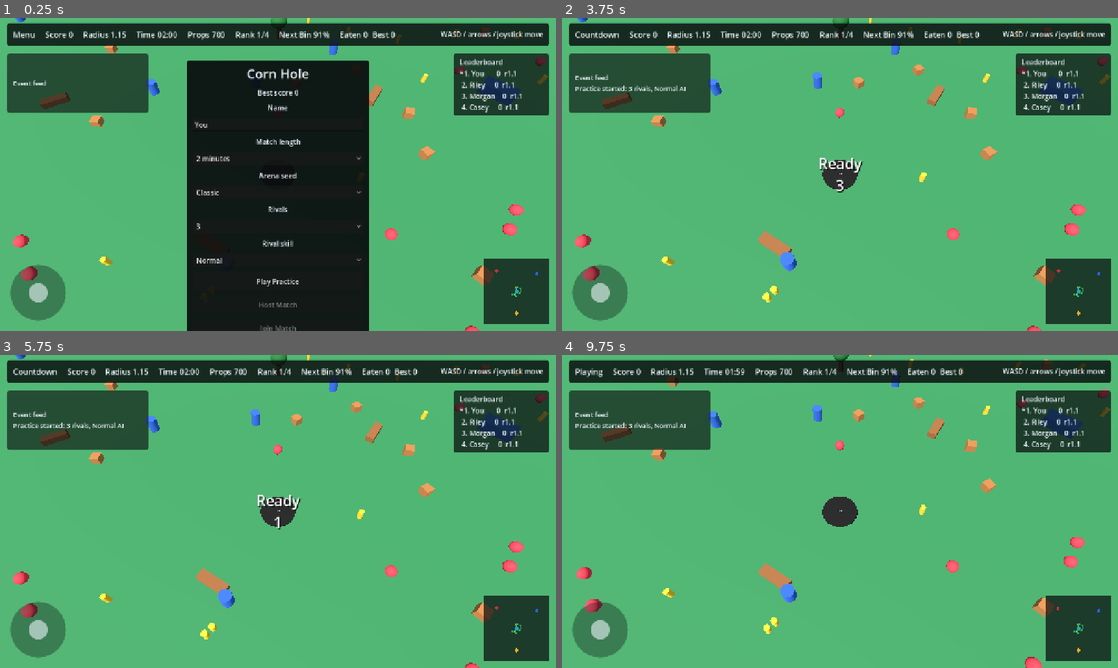
Above: before the commit, frames 1-4 (two rows, left to right).
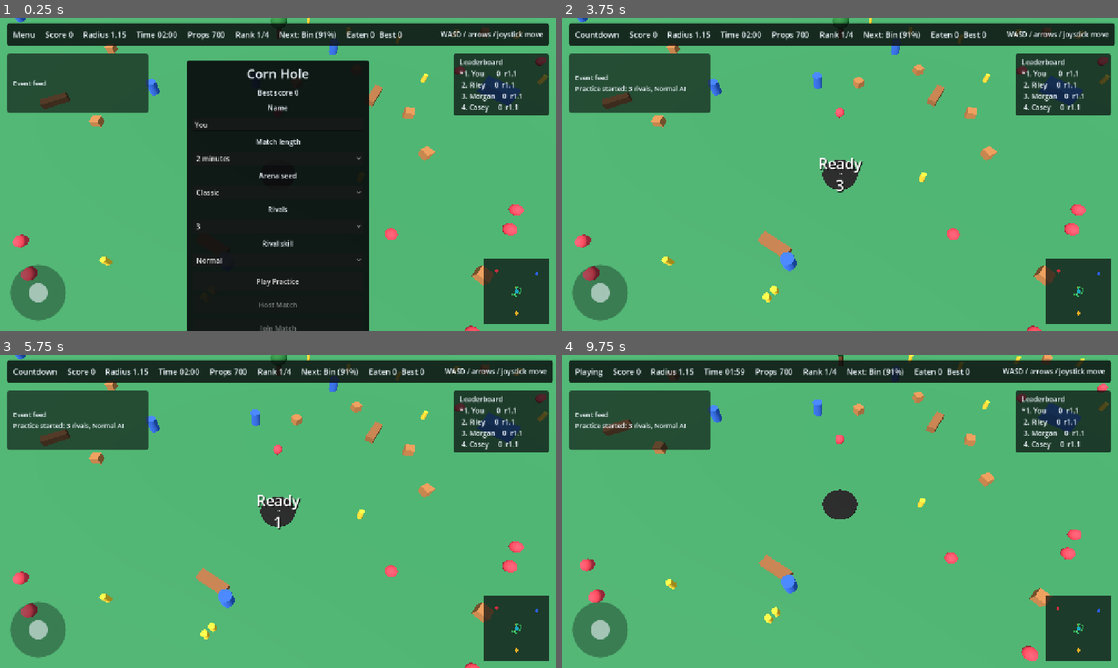
Above: after the commit, the same moments.

Repository: bovinemagnet/cornhole-godot
Game: Godot game, scene res://scenes/main.tscn
Same seed, same stepped clock (60 frames per second), same inputs: the game is played once before the commit and once after it.
Inputs (mouse positions are in pixels of both pictures, inside the frame that each line leads up to):
- Up to frame 1 (0.25 s): no input
- Up to frame 2 (3.75 s): click "Classic" at 0.5 s; click "Classic" at 1.25 s; click "Normal" at 2 s; click "Normal" at 2.75 s; click "Play Practice" at 3.5 s
- Up to frame 3 (5.75 s): tap Enter at 4.25, 4.35 s; move the mouse to (400, 495) at 4.27 s; hold D (move_right) 4.28-5 s; click (400, 495) at 4.42 s; tap Space (restart_match) at 5 s; drag from (166, 527) to (250, 574) at 5.02 s
- Up to frame 4 (9.75 s): tap Space (restart_match) at 5.75, 7.25, 8, 8.75 s; move the mouse to (895, 442) at 5.77 s; hold D (move_right) 5.78-6.5 s; tap P at 5.85 s; click "Restart Practice" at 6.5 s; drag from (812, 574) to (673, 464) at 7.27 s; move the mouse to (1006, 558) at 8.02 s; hold A (move_left) 8.03-8.75 s; tap Keypad Enter at 8.1 s; drag from (673, 464) to (756, 433) at 8.77 s; move the mouse to (867, 511) at 9.52 s; hold S (move_back) from 9.53 s (still down); tap Enter at 9.6 s; click (867, 511) at 9.67 s

The runs differ from the first frame. In frame 1, 0.3% of the frame differs, in the area x 53-73%, y 4-7%; in frame 2, 0.6%; in frame 3, 0.6%; in frame 4, 4.3%, in the area x 2-99%, y 0-100%.

Commit message:
Tune gameplay feel and cut per-frame prop loop cost
Cache the actor list and broad-phase-cull prop iteration in
consumption, marker, and too-big-feedback loops so they no longer
rebuild actors 700x/frame. Throttle bot retargeting to ~4 Hz and add a
wall-avoidance steering term so bots stop pinning themselves into
arena corners. Bias the camera toward player velocity for a small
look-ahead. Make the timer go red and grow in the final ten seconds
and reword the growth label to "Next: <prop> (NN%)".

Diff:
--- a/scripts/main.gd
+++ b/scripts/main.gd
@@ -85,6 +85,9 @@
 var joystick_input_vector := Vector2.ZERO
 var joystick_dragging := false
 var joystick_pointer_id := -1
+var consumption_actors_cache: Array = []
+var consumption_actor_positions_cache: PackedVector2Array = PackedVector2Array()
+var max_actor_radius_cache: float = INITIAL_RADIUS
 
 var player_root: Node3D
 var hole_mesh: MeshInstance3D
@@ -171,6 +174,7 @@
 				_update_respawns(delta)
 				_handle_movement(delta)
 				_update_bots(delta)
+				_refresh_interaction_cache()
 				_update_too_big_prop_feedback(delta)
 				_update_prop_markers()
 				_check_consumption()
@@ -452,6 +456,7 @@
 			"score": 0,
 			"velocity": Vector3.ZERO,
 			"target_id": -1,
+			"target_cooldown": 0.0,
 			"enabled": true,
 			"alive": true,
 			"respawn_remaining": 0.0,
@@ -469,6 +474,7 @@
 		bot["score"] = 0
 		bot["velocity"] = Vector3.ZERO
 		bot["target_id"] = -1
+		bot["target_cooldown"] = 0.0
 		bot["enabled"] = is_enabled
 		bot["alive"] = is_enabled
 		bot["respawn_remaining"] = 0.0
@@ -954,7 +960,12 @@
 		if not bool(bot["alive"]):
 			continue
 
-		_update_bot_target(bot)
+		bot["target_cooldown"] = float(bot["target_cooldown"]) - delta
+		var current_target := _find_prop_by_id(int(bot["target_id"]))
+		var target_invalid := current_target.is_empty() or bool(current_target["consumed"]) or not _can_actor_consume_prop(current_target, float(bot["radius"]))
+		if target_invalid or float(bot["target_cooldown"]) <= 0.0:
+			_update_bot_target(bot)
+			bot["target_cooldown"] = 0.25
 
 		var move_vector := _get_bot_hole_interaction_vector(bot)
 		var target_prop := _find_prop_by_id(int(bot["target_id"]))
@@ -968,10 +979,29 @@
 			if offset.length() > 0.05:
 				move_vector += offset.normalized()
 
+		move_vector += _get_bot_wall_avoidance(bot)
+
 		if move_vector.length() > 1.0:
 			move_vector = move_vector.normalized()
 
 		_move_bot(bot, move_vector, delta)
+
+
+func _get_bot_wall_avoidance(bot: Dictionary) -> Vector2:
+	var bot_root := bot["root"] as Node3D
+	var radius := float(bot["radius"])
+	var wall_margin: float = 6.0 + radius
+	var inner_half: float = ARENA_HALF_SIZE - wall_margin
+	var steering := Vector2.ZERO
+	if bot_root.position.x > inner_half:
+		steering.x -= (bot_root.position.x - inner_half) / wall_margin
+	elif bot_root.position.x < -inner_half:
+		steering.x += (-inner_half - bot_root.position.x) / wall_margin
+	if bot_root.position.z > inner_half:
+		steering.y -= (bot_root.position.z - inner_half) / wall_margin
+	elif bot_root.position.z < -inner_half:
+		steering.y += (-inner_half - bot_root.position.z) / wall_margin
+	return steering * 1.4
 
 
 func _get_bot_hole_interaction_vector(bot: Dictionary) -> Vector2:
@@ -1106,6 +1136,7 @@
 	bot["radius"] = INITIAL_RADIUS
 	bot["velocity"] = Vector3.ZERO
 	bot["target_id"] = -1
+	bot["target_cooldown"] = 0.0
 	var bot_root := bot["root"] as Node3D
 	bot_root.position = respawn_position
 	bot_root.show()
@@ -1147,6 +1178,11 @@
 		if bool(prop["consumed"]):
 			continue
 
+		var prop_position: Vector3 = prop["position"]
+		if not _is_prop_potentially_interactive(Vector2(prop_position.x, prop_position.z), 0.0):
+			_recover_too_big_prop(prop, delta)
+			continue
+
 		var actor := _find_too_big_pressure_actor(prop)
 		if actor.is_empty():
 			_recover_too_big_prop(prop, delta)
@@ -1165,7 +1201,7 @@
 	var best_actor := {}
 	var best_distance := INF
 
-	for actor in _get_consumption_actors():
+	for actor in consumption_actors_cache:
 		var actor_radius := _get_actor_radius(actor)
 		if _can_actor_consume_prop(prop, actor_radius):
 			continue
@@ -1226,13 +1262,21 @@
 
 func _update_prop_markers() -> void:
 	var player_flat := Vector2(player_root.position.x, player_root.position.z)
+	var fast_bound := hole_radius * CONSUME_RADIUS_FACTOR + PROP_MARKER_NEAR_MARGIN + 2.5
+	var fast_bound_sq := fast_bound * fast_bound
 
 	for prop in props:
 		var marker := prop["marker"] as MeshInstance3D
 		if not is_instance_valid(marker):
 			continue
 
-		if bool(prop["consumed"]) or match_phase != MatchPhase.PLAYING:
+		if bool(prop["consumed"]) or match_phase != MatchPhase.PLAYING or not player_alive:
+			marker.hide()
+			continue
+
+		var prop_position: Vector3 = prop["position"]
+		var prop_flat := Vector2(prop_position.x, prop_position.z)
+		if player_flat.distance_squared_to(prop_flat) > fast_bound_sq:
 			marker.hide()
 			continue
 
@@ -1260,6 +1304,10 @@
 func _check_consumption() -> void:
 	for prop in props:
 		if bool(prop["consumed"]):
+			continue
+
+		var prop_position: Vector3 = prop["position"]
+		if not _is_prop_potentially_interactive(Vector2(prop_position.x, prop_position.z), 0.0):
 			continue
 
 		var winning_actor := _find_consumption_winner(prop)
@@ -1363,7 +1411,7 @@
 	var winning_actor := {}
 	var winning_distance := INF
 
-	for actor in _get_consumption_actors():
+	for actor in consumption_actors_cache:
 		var actor_radius := _get_actor_radius(actor)
 		if not _can_actor_consume_prop(prop, actor_radius):
 			continue
@@ -1451,6 +1499,33 @@
 			actors.append(bot)
 
 	return actors
+
+
+func _refresh_interaction_cache() -> void:
+	consumption_actors_cache = _get_consumption_actors()
+	consumption_actor_positions_cache.resize(consumption_actors_cache.size())
+	max_actor_radius_cache = INITIAL_RADIUS
+	for i in range(consumption_actors_cache.size()):
+		var actor: Dictionary = consumption_actors_cache[i]
+		var actor_position := _get_actor_position(actor)
+		consumption_actor_positions_cache[i] = Vector2(actor_position.x, actor_position.z)
+		var actor_radius := _get_actor_radius(actor)
+		if actor_radius > max_actor_radius_cache:
+			max_actor_radius_cache = actor_radius
+
+
+# Cheap broad-phase: skip props whose centre is clearly out of reach of every
+# actor. PROP_MAX_HALF_EXTENT (2.5) is a generous bound on prop footprints so
+# the cull never rejects something that could actually interact.
+func _is_prop_potentially_interactive(prop_flat: Vector2, extra_margin: float) -> bool:
+	if consumption_actor_positions_cache.is_empty():
+		return false
+	var reach := max_actor_radius_cache * CONSUME_RADIUS_FACTOR + 2.5 + extra_margin
+	var reach_sq := reach * reach
+	for actor_flat in consumption_actor_positions_cache:
+		if prop_flat.distance_squared_to(actor_flat) <= reach_sq:
+			return true
+	return false
 
 
 func _is_better_consumption_candidate(
@@ -1841,10 +1916,15 @@
 
 	var height: float = clamp(14.0 + hole_radius * 2.25, 14.0, 30.0)
 	var back: float = clamp(9.5 + hole_radius * 0.75, 9.5, 16.0)
-	var target_position := player_root.position + Vector3(0.0, height, back)
+	var look_ahead := Vector3.ZERO
+	var velocity_flat := Vector2(velocity.x, velocity.z)
+	if player_alive and velocity_flat.length() > 0.1:
+		var ahead_strength: float = clamp(velocity_flat.length() * 0.30, 0.0, 3.5)
+		look_ahead = Vector3(velocity.x, 0.0, velocity.z).normalized() * ahead_strength
+	var target_position := player_root.position + look_ahead + Vector3(0.0, height, back)
 	var weight: float = clamp(delta * 4.5, 0.0, 1.0)
 	camera.position = camera.position.lerp(target_position, weight)
-	camera.look_at(player_root.position, Vector3.UP)
+	camera.look_at(player_root.position + look_ahead * 0.5, Vector3.UP)
 
 
 func _update_hud() -> void:
@@ -1901,6 +1981,13 @@
 	size_label.text = "Radius %.2f" % hole_radius
 	var seconds_left := int(time_remaining)
 	timer_label.text = "Time %02d:%02d" % [floori(seconds_left / 60.0), seconds_left % 60]
+	var timer_urgent := match_phase == MatchPhase.PLAYING and time_remaining <= 10.0 and time_remaining > 0.0
+	if timer_urgent:
+		timer_label.add_theme_color_override("font_color", Color(1.0, 0.42, 0.36))
+		timer_label.add_theme_font_size_override("font_size", 22)
+	else:
+		timer_label.add_theme_color_override("font_color", Color(0.94, 0.97, 1.0))
+		timer_label.add_theme_font_size_override("font_size", 18)
 	remaining_label.text = "Props %d" % remaining_count
 	rank_label.text = "Rank %d/%d" % [_get_player_rank(), _get_rankings().size()]
 	growth_label.text = _format_growth_progress()
@@ -1972,13 +2059,13 @@
 func _format_growth_progress() -> String:
 	var next_tier := _get_next_locked_tier()
 	if next_tier.is_empty():
-		return "Can eat all props"
+		return "All props unlocked"
 
 	var required_radius := _get_tier_fit_radius(next_tier)
 	var current_area := PI * hole_radius * hole_radius
 	var required_area := PI * required_radius * required_radius
 	var progress: float = clamp(current_area / required_area, 0.0, 1.0)
-	return "Next %s %d%%" % [String(next_tier["name"]), int(progress * 100.0)]
+	return "Next: %s (%d%%)" % [String(next_tier["name"]), int(progress * 100.0)]
 
 
 func _get_next_locked_tier() -> Dictionary:
